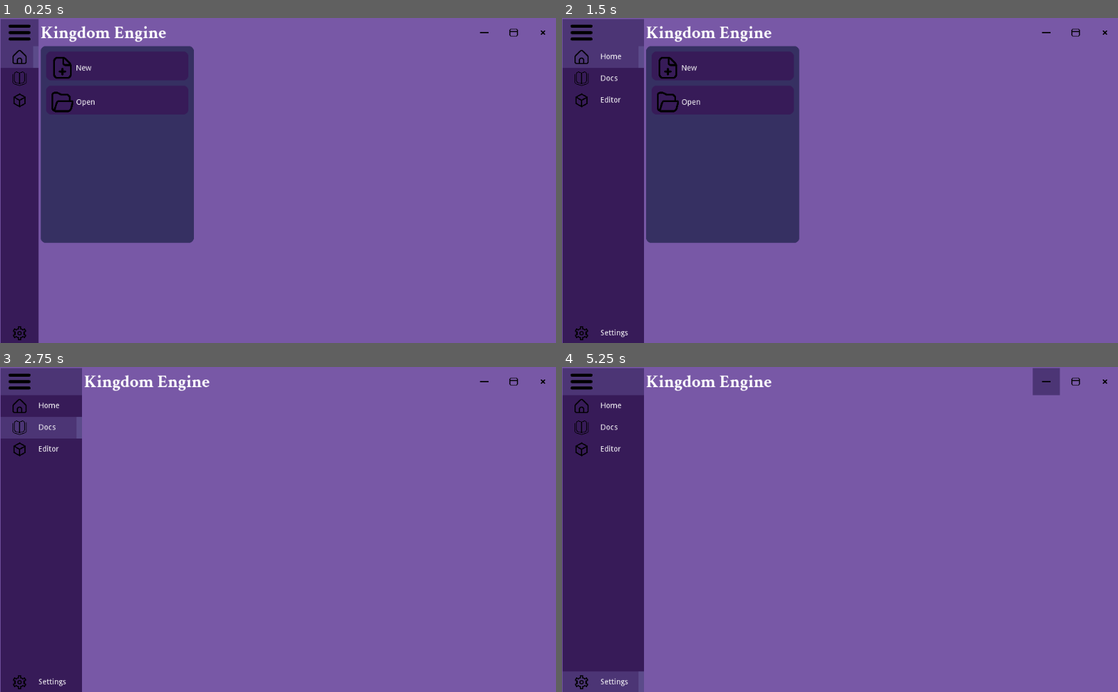
Above: before the commit, frames 1-4 (two rows, left to right).
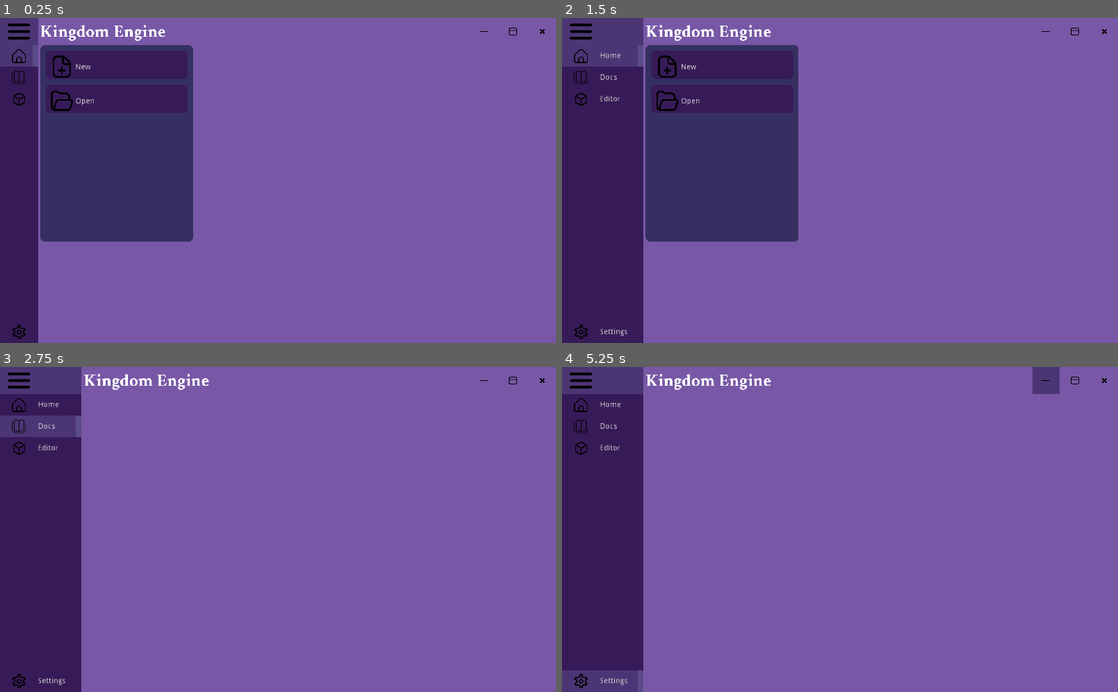
Above: after the commit, the same moments.

Repository: TheLuke013/Kingdom-Engine
Game: Godot game, scene res://scenes/Main.tscn
Two runs of this game, one before a commit and one after it. Both use one fixed random seed, a clock stepped at 60 frames per second and the inputs below.
Inputs (mouse positions are in pixels of both pictures, inside the frame that each line leads up to):
- Up to frame 1 (0.25 s): no input
- Up to frame 2 (1.5 s): tap Enter at 0.5 s; move the mouse to (584, 31) at 0.52 s; hold Mouse wheel up (zoom_in, bound only after the commit) 0.53-1.28 s; click (584, 31) at 0.67 s; tap Mouse wheel down (zoom_out, bound only after the commit) at 0.8, 1.35 s; tap Space at 1.25 s; move the mouse to (600, 57) at 1.27 s; click (600, 57) at 1.42 s
- Up to frame 3 (2.75 s): tap Mouse wheel up (zoom_in, bound only after the commit) at 1.55 s; tap Enter at 2 s; move the mouse to (38, 428) at 2.02 s; hold Mouse wheel up (zoom_in, bound only after the commit) from 2.03 s (still down); click (38, 428) at 2.17 s; tap Mouse wheel down (zoom_out, bound only after the commit) at 2.3 s
- Up to frame 4 (5.25 s): tap Space at 2.75, 4.25 s; move the mouse to (600, 448) at 2.77 s; release Mouse wheel up (zoom_in, bound only after the commit) at 2.78 s; tap Mouse wheel down (zoom_out, bound only after the commit) at 2.85, 3.8, 4.35 s; click (600, 448) at 2.92 s; tap Mouse wheel up (zoom_in, bound only after the commit) at 3.05, 4.55 s; tap Enter at 3.5 s; move the mouse to (600, 682) at 3.52 s; hold Mouse wheel up (zoom_in, bound only after the commit) 3.53-4.28 s; click (600, 682) at 3.67 s; move the mouse to (840, 380) at 4.27 s; click (840, 380) at 4.42 s; move the mouse to (1045, 380) at 5.02 s; hold Mouse wheel up (zoom_in, bound only after the commit) from 5.03 s (still down); click (1045, 380) at 5.17 s

The runs differ from the first frame. In frame 1, 1.7% of the frame differs, in the area x 0-99%, y 0-100%; in frame 2, 2.0%; in frame 3, 1.4%; in frame 4, 1.4%.

Commit message:
Added Editor and Viewport

Diff:
--- a/project.godot
+++ b/project.godot
@@ -23,9 +23,23 @@
 
 common/drop_mouse_on_gui_input_disabled=true
 
+[input]
+
+zoom_in={
+"deadzone": 0.5,
+"events": [ Object(InputEventMouseButton,"resource_local_to_scene":false,"resource_name":"","device":0,"alt":false,"shift":false,"control":false,"meta":false,"command":false,"button_mask":0,"position":Vector2( 0, 0 ),"global_position":Vector2( 0, 0 ),"factor":1.0,"button_index":4,"pressed":false,"doubleclick":false,"script":null)
+ ]
+}
+zoom_out={
+"deadzone": 0.5,
+"events": [ Object(InputEventMouseButton,"resource_local_to_scene":false,"resource_name":"","device":0,"alt":false,"shift":false,"control":false,"meta":false,"command":false,"button_mask":0,"position":Vector2( 0, 0 ),"global_position":Vector2( 0, 0 ),"factor":1.0,"button_index":5,"pressed":false,"doubleclick":false,"script":null)
+ ]
+}
+
 [physics]
 
 common/enable_pause_aware_picking=true
+3d/physics_engine="GodotPhysics"
 
 [rendering]
 
--- /dev/null
+++ b/scenes/Editor.tscn
@@ -0,0 +1,13 @@
+[gd_scene load_steps=3 format=2]
+
+[ext_resource path="res://scripts/Editor.gd" type="Script" id=1]
+[ext_resource path="res://scripts/Viewport.gd" type="Script" id=2]
+
+[node name="Editor" type="Spatial"]
+script = ExtResource( 1 )
+
+[node name="Viewport" type="Spatial" parent="."]
+script = ExtResource( 2 )
+
+[node name="Camera" type="Camera" parent="Viewport"]
+current = true
--- a/scenes/Main.tscn
+++ b/scenes/Main.tscn
@@ -12,18 +12,11 @@
 [ext_resource path="res://icons/cube.svg" type="Texture" id=10]
 [ext_resource path="res://icons/book-open-cover.svg" type="Texture" id=11]
 [ext_resource path="res://icons/settings.svg" type="Texture" id=12]
-[ext_resource path="res://components/Button.tscn" type="PackedScene" id=13]
+[ext_resource path="res://scenes/pages/Home.tscn" type="PackedScene" id=13]
 [ext_resource path="res://resources/corner_style.tres" type="StyleBox" id=14]
 [ext_resource path="res://resources/crimson_bold_font.tres" type="DynamicFont" id=15]
-[ext_resource path="res://icons/add-document.svg" type="Texture" id=16]
-[ext_resource path="res://icons/folder-open.svg" type="Texture" id=17]
-
-[sub_resource type="StyleBoxFlat" id=4]
-bg_color = Color( 0.211765, 0.188235, 0.384314, 1 )
-corner_radius_top_left = 10
-corner_radius_top_right = 10
-corner_radius_bottom_right = 10
-corner_radius_bottom_left = 10
+[ext_resource path="res://scripts/EditorGUI.gd" type="Script" id=16]
+[ext_resource path="res://scenes/Editor.tscn" type="PackedScene" id=17]
 
 [sub_resource type="Animation" id=2]
 resource_name = "sidebar_anim"
@@ -50,18 +43,29 @@
 anchor_bottom = 1.0
 color = Color( 0.470588, 0.345098, 0.65098, 1 )
 
+[node name="StaticTopbar" type="HBoxContainer" parent="."]
+anchor_right = 1.0
+margin_bottom = 50.0
+size_flags_horizontal = 3
+
+[node name="BG2" type="ColorRect" parent="StaticTopbar"]
+margin_right = 1024.0
+margin_bottom = 50.0
+size_flags_horizontal = 3
+color = Color( 0.470588, 0.345098, 0.65098, 1 )
+
+[node name="Editor" parent="." instance=ExtResource( 17 )]
+editor_is_active = false
+
 [node name="HBoxContainer" type="HBoxContainer" parent="."]
 anchor_right = 1.0
 anchor_bottom = 1.0
-margin_left = 1.0
-margin_top = 2.0
-margin_right = 1.0
-margin_bottom = 2.0
 
 [node name="Sidebar" type="Panel" parent="HBoxContainer"]
 margin_right = 70.0
 margin_bottom = 600.0
 rect_min_size = Vector2( 70, 0 )
+rect_pivot_offset = Vector2( 84, -181 )
 rect_clip_content = true
 custom_styles/panel = ExtResource( 14 )
 
@@ -113,7 +117,7 @@
 margin_bottom = 170.0
 icon = ExtResource( 10 )
 label = "Editor"
-page = NodePath("../../../../Body/Pages/Editor")
+page = NodePath("../../../../Body/Pages/EditorGUI")
 
 [node name="BottomContainer" type="VBoxContainer" parent="HBoxContainer/Sidebar/VBoxContainer"]
 margin_top = 560.0
@@ -183,49 +187,18 @@
 size_flags_horizontal = 3
 size_flags_vertical = 3
 
-[node name="Home" type="Control" parent="HBoxContainer/Body/Pages"]
-anchor_right = 1.0
-anchor_bottom = 1.0
-
-[node name="Panel" type="Panel" parent="HBoxContainer/Body/Pages/Home"]
-margin_right = 282.0
-margin_bottom = 363.0
-rect_clip_content = true
-custom_styles/panel = SubResource( 4 )
-
-[node name="VBoxContainer" type="VBoxContainer" parent="HBoxContainer/Body/Pages/Home/Panel"]
-anchor_right = 1.0
-anchor_bottom = 1.0
-margin_left = 10.0
-margin_top = 10.0
-margin_right = -10.0
-margin_bottom = -10.0
-rect_clip_content = true
-custom_constants/separation = 10
-
-[node name="New" parent="HBoxContainer/Body/Pages/Home/Panel/VBoxContainer" instance=ExtResource( 13 )]
-margin_right = 262.0
-rect_clip_content = true
-icon = ExtResource( 16 )
-label = "New"
-
-[node name="Open" parent="HBoxContainer/Body/Pages/Home/Panel/VBoxContainer" instance=ExtResource( 13 )]
-margin_top = 63.0
-margin_right = 262.0
-margin_bottom = 116.0
-rect_clip_content = true
-icon = ExtResource( 17 )
-label = "Open"
+[node name="Home" parent="HBoxContainer/Body/Pages" instance=ExtResource( 13 )]
 
 [node name="Docs" type="Control" parent="HBoxContainer/Body/Pages"]
 visible = false
 anchor_right = 1.0
 anchor_bottom = 1.0
 
-[node name="Editor" type="Control" parent="HBoxContainer/Body/Pages"]
+[node name="EditorGUI" type="Control" parent="HBoxContainer/Body/Pages"]
 visible = false
 anchor_right = 1.0
 anchor_bottom = 1.0
+script = ExtResource( 16 )
 
 [node name="Settings" type="Control" parent="HBoxContainer/Body/Pages"]
 visible = false
@@ -237,3 +210,4 @@
 
 [connection signal="gui_input" from="HBoxContainer/Sidebar/VBoxContainer/TopContainer/ToggleButton" to="HBoxContainer/Sidebar/VBoxContainer/TopContainer/ToggleButton" method="_on_ToggleButton_gui_input"]
 [connection signal="gui_input" from="HBoxContainer/Body/TopBar/TitleBar" to="HBoxContainer/Body/TopBar/TitleBar" method="_on_TitleBar_gui_input"]
+[connection signal="visibility_changed" from="HBoxContainer/Body/Pages/EditorGUI" to="HBoxContainer/Body/Pages/EditorGUI" method="_on_EditorGUI_visibility_changed"]
--- /dev/null
+++ b/scenes/pages/Home.tscn
@@ -0,0 +1,51 @@
+[gd_scene load_steps=6 format=2]
+
+[ext_resource path="res://scripts/Home.gd" type="Script" id=1]
+[ext_resource path="res://components/Button.tscn" type="PackedScene" id=2]
+[ext_resource path="res://icons/add-document.svg" type="Texture" id=4]
+[ext_resource path="res://icons/folder-open.svg" type="Texture" id=5]
+
+[sub_resource type="StyleBoxFlat" id=4]
+bg_color = Color( 0.211765, 0.188235, 0.384314, 1 )
+corner_radius_top_left = 10
+corner_radius_top_right = 10
+corner_radius_bottom_right = 10
+corner_radius_bottom_left = 10
+
+[node name="Home" type="Control"]
+anchor_right = 1.0
+anchor_bottom = 1.0
+script = ExtResource( 1 )
+
+[node name="Panel" type="Panel" parent="."]
+margin_right = 282.0
+margin_bottom = 363.0
+rect_clip_content = true
+custom_styles/panel = SubResource( 4 )
+
+[node name="VBoxContainer" type="VBoxContainer" parent="Panel"]
+anchor_right = 1.0
+anchor_bottom = 1.0
+margin_left = 10.0
+margin_top = 10.0
+margin_right = -10.0
+margin_bottom = -10.0
+rect_clip_content = true
+custom_constants/separation = 10
+
+[node name="New" parent="Panel/VBoxContainer" instance=ExtResource( 2 )]
+margin_right = 262.0
+rect_clip_content = true
+icon = ExtResource( 4 )
+label = "New"
+
+[node name="Open" parent="Panel/VBoxContainer" instance=ExtResource( 2 )]
+margin_top = 63.0
+margin_right = 262.0
+margin_bottom = 116.0
+rect_clip_content = true
+icon = ExtResource( 5 )
+label = "Open"
+
+[connection signal="gui_input" from="Panel/VBoxContainer/New" to="." method="_on_New_gui_input"]
+[connection signal="gui_input" from="Panel/VBoxContainer/Open" to="." method="_on_Open_gui_input"]
--- /dev/null
+++ b/scripts/Editor.gd
@@ -0,0 +1,3 @@
+extends Spatial
+
+export(bool) var editor_is_active = true
--- /dev/null
+++ b/scripts/EditorGUI.gd
@@ -0,0 +1,8 @@
+extends Control
+
+onready var main_bg = $"../../../../BG"
+onready var editor = $"../../../../Editor"
+
+func _on_EditorGUI_visibility_changed():
+	main_bg.visible = !visible
+	editor.editor_is_active = visible
--- /dev/null
+++ b/scripts/Home.gd
@@ -0,0 +1,18 @@
+extends Control
+
+func is_left_mouse_click(event):
+	if event is InputEventMouseButton:
+		if event.is_pressed() and event.get_button_index() == 1:
+			return true
+		else:
+			return false
+	else:
+		return false
+
+func _on_New_gui_input(event):
+	if is_left_mouse_click(event):
+		print("Criar Novo Projeto")
+
+func _on_Open_gui_input(event):
+	if is_left_mouse_click(event):
+		print("Abrir Um Projeto")
--- /dev/null
+++ b/scripts/Viewport.gd
@@ -0,0 +1,56 @@
+extends Spatial
+
+onready var camera = $Camera
+
+const MAX_ANGLE = 90
+const MIN_ANGLE = -80
+
+var look_rot = Vector3.ZERO
+var sensitivity = 0.2
+var can_move = false
+var editor_is_active: bool
+var zoom_level = 70
+var zoom_scale = 2.0
+
+#ZOOM
+func zoom_in():
+	if zoom_level > 2:
+		zoom_level -= zoom_scale
+		update_zoom()
+
+func zoom_out():
+	if zoom_level < 177:
+		zoom_level += zoom_scale
+		update_zoom()
+
+func update_zoom():
+	print(zoom_level)
+	camera.fov = zoom_level
+
+func _physics_process(_delta):
+	if can_move:
+		rotation_degrees.x = look_rot.x
+		rotation_degrees.y = look_rot.y
+
+func _input(event):
+	if event is InputEventMouseMotion and editor_is_active:
+		look_rot.y -= (event.relative.x * sensitivity)
+		look_rot.x -= (event.relative.y * sensitivity)
+		look_rot.x = clamp(look_rot.x, MIN_ANGLE, MAX_ANGLE)
+	elif event is InputEventMouseButton:
+		#MOUSE ROTATION
+		if event.is_pressed() and event.get_button_index() == 2:
+			Input.mouse_mode = Input.MOUSE_MODE_CAPTURED
+			can_move = true
+		else:
+			Input.mouse_mode = Input.MOUSE_MODE_VISIBLE
+			can_move = false
+
+		#ZOOM
+		if event.is_action_pressed("zoom_in"):
+			zoom_in()
+		elif event.is_action_pressed("zoom_out"):
+			zoom_out()
+
+func _process(_delta):
+	editor_is_active = get_parent().editor_is_active
Not shown: 1 places in scenes/Main.tscn that only renumber resources
